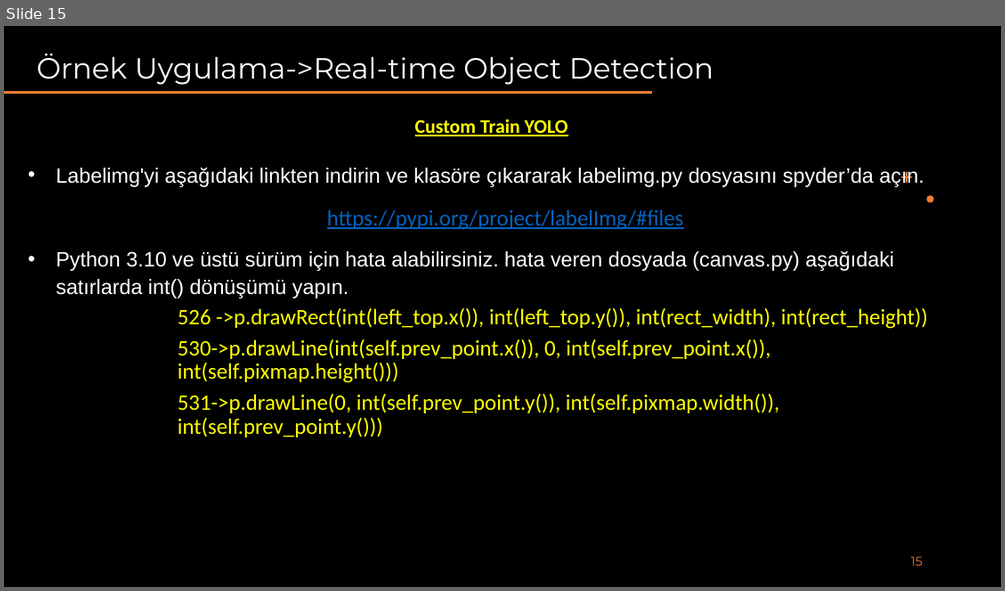
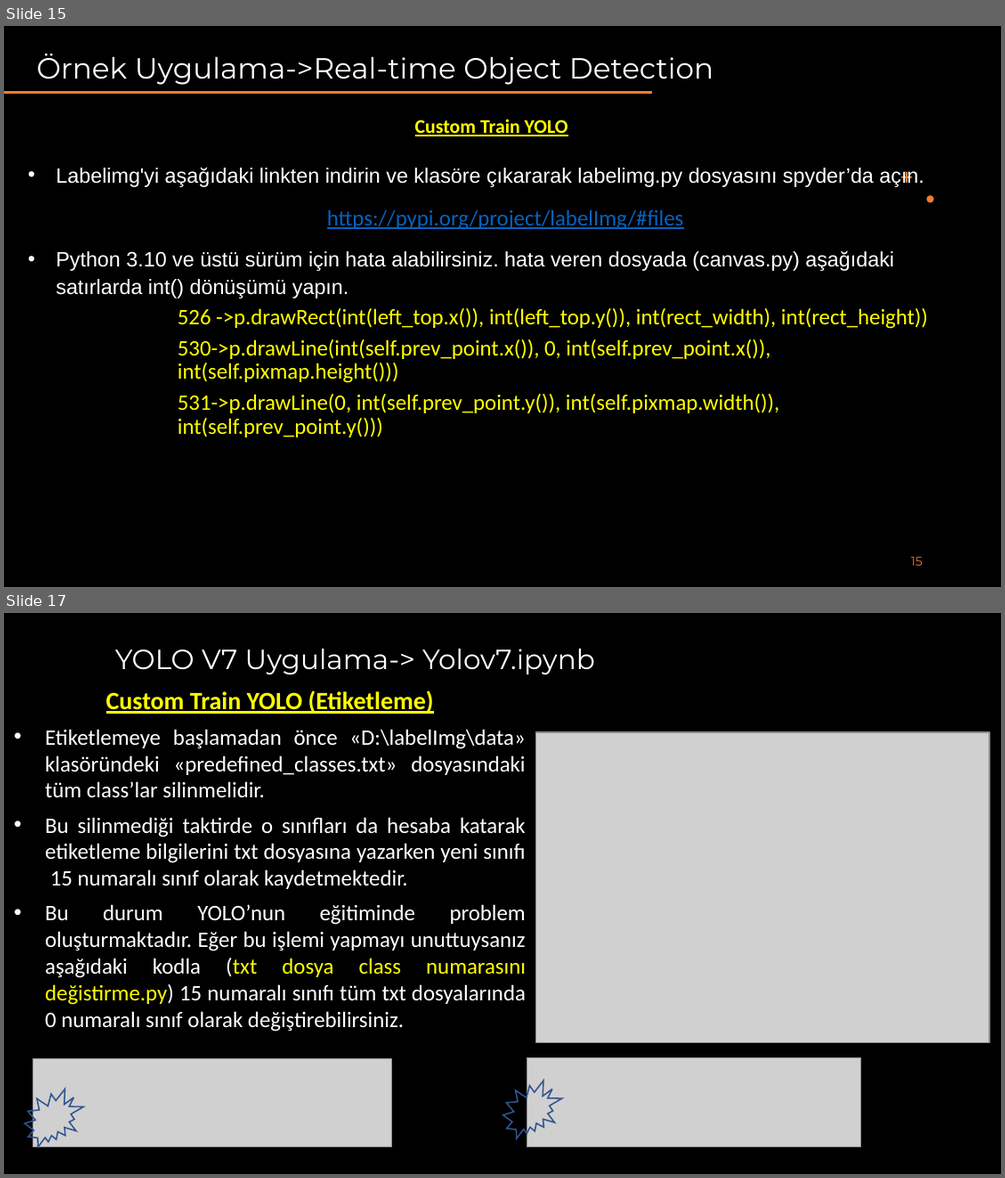
Before and after one commit to akaraci/Makine-Ogrenmesi, a slide deck: Sunular/MÖT-Hafta-8 - Yolo Detection.pptx. Shown one above the other, each under a label of ours: slide 15 before the commit, slides 15 and 17 after it; the slides between them are not shown. The pictures are 1005x591 and 1005x1178 pixels, drawn with LibreOffice and Linux fonts; fonts in the diff are those of the drawing; grey boxes stand for pictures. Boxes give left, top, right and bottom in pixels: in the first picture for what was removed or moved away, otherwise in the second. Text is boxed around its words. In the diff, an @@ line names an element or a change of style, - is before the commit and + after.

```diff
--- a/Sunular/MÖT-Hafta-8 - Yolo Detection.pptx
+++ b/Sunular/MÖT-Hafta-8 - Yolo Detection.pptx
@@ slide 17 added at (x1=4, y1=613, x2=1001, y2=1174), background #000000 @@
@@ title added at (x1=115, y1=649, x2=595, y2=675), 20 pt, text #FFFFFF @@
+YOLO V7 Uygulama-> Yolov7.ipynb
@@ text added at (x1=45, y1=690, x2=526, y2=1031), 16 pt, text #FFFFFF @@
+Custom Train YOLO (Etiketleme)
+• Etiketlemeye başlamadan önce «D:\labelImg\data» klasöründeki «predefined_classes.txt» dosyasındaki tüm class’lar silinmelidir.
+• Bu silinmediği taktirde o sınıfları da hesaba katarak etiketleme bilgilerini txt dosyasına yazarken yeni sınıfı 15 numaralı sınıf olarak kaydetmektedir.
+• Bu durum YOLO’nun eğitiminde problem oluşturmaktadır. Eğer bu işlemi yapmayı unuttuysanız aşağıdaki kodla (txt dosya class numarasını değistirme.py) 15 numaralı sınıfı tüm txt dosyalarında 0 numaralı sınıf olarak değiştirebilirsiniz.
@@ picture added at (x1=536, y1=732, x2=990, y2=1044) @@
@@ picture added at (x1=32, y1=1059, x2=392, y2=1146) @@
@@ picture added at (x1=527, y1=1058, x2=860, y2=1146) @@
@@ irregular seal added at (x1=25, y1=1088, x2=84, y2=1146), outline #325491 1 pt @@
@@ irregular seal added at (x1=503, y1=1080, x2=562, y2=1138), outline #325491 1 pt @@
```
Also in this commit, not shown: 2 slides changed.
